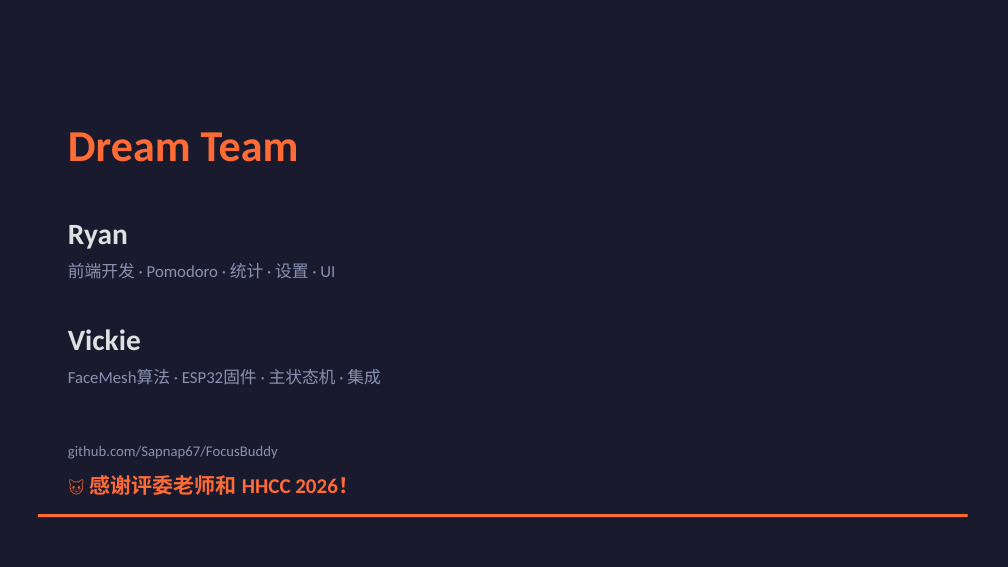
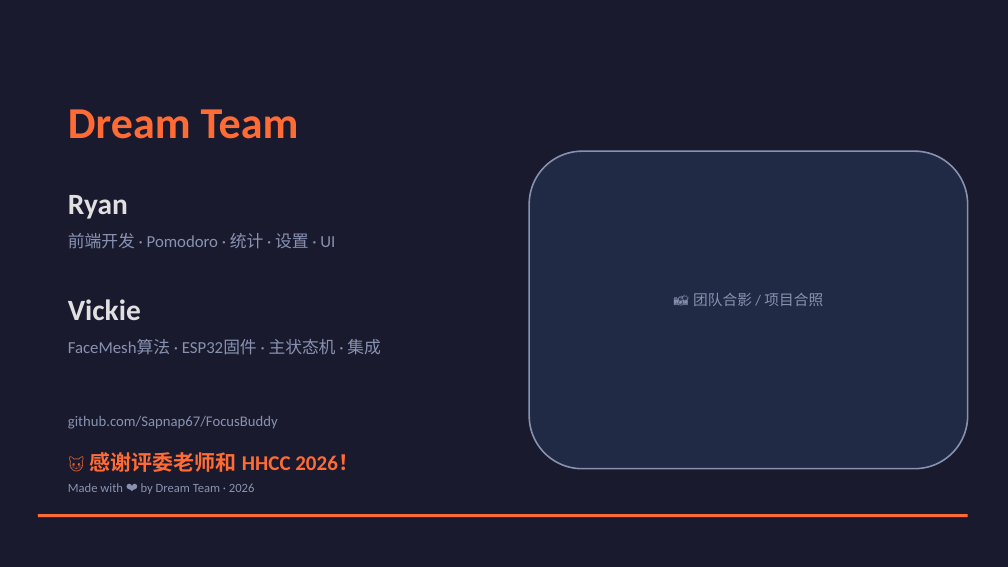
Before and after one commit to Sapnap67/FocusBuddy, a slide deck: slide 11 of docs/FocusBuddy_PPT.pptx (slide 10 before the commit). Drawn at 1008x567 pixels with LibreOffice and Linux fonts; fonts in the diff are those of the drawing. Boxes give left, top, right and bottom in pixels: in the first picture for what was removed or moved away, otherwise in the second. Text is boxed around its words. In the diff, an @@ line names an element or a change of style, - is before the commit and + after.

```diff
--- a/docs/FocusBuddy_PPT.pptx
+++ b/docs/FocusBuddy_PPT.pptx
@@ text "Dream Team": place and size @@
-text "Dream Team" at bbox=[68, 132, 299, 162]
+text "Dream Team" at bbox=[68, 109, 299, 139]
@@ rounded rectangle added at bbox=[529, 151, 968, 469], fill #202A44, outline #8892B0 1.5 pt @@
@@ text added at bbox=[693, 293, 823, 306], 14 pt, text #8892B0 @@
+📸 团队合影 / 项目合照
@@ 5 texts: place and size @@
-5 texts at bbox=[68, 225, 381, 459]
+5 texts at bbox=[68, 195, 381, 429]
@@ text "🐱 感谢评委老师和 HHCC 2026！": place and size @@
-text "🐱 感谢评委老师和 HHCC 2026！" at bbox=[90, 475, 359, 495]
+text "🐱 感谢评委老师和 HHCC 2026！" at bbox=[90, 452, 359, 472]
@@ text added at bbox=[68, 483, 255, 494], 12 pt, text #8892B0 @@
+Made with ❤️ by Dream Team · 2026
```
Also in this commit, not shown: 7 other slides changed, 1 slide added, 3 other files.
